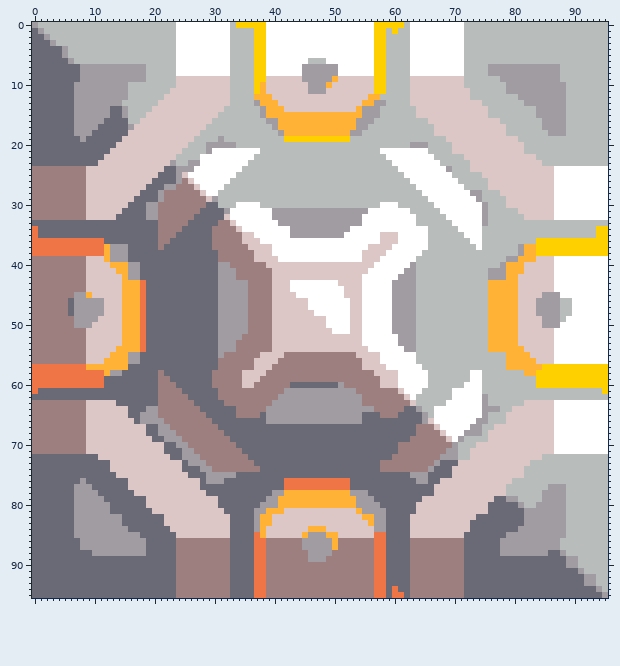
Edited in one commit: sprite sheet (sprites/blocks/核心/怒心.png). This is how it looked before the edit.
The file is 96x96 pixels. Colours within 5 levels of each other are drawn and written as one.
The result:
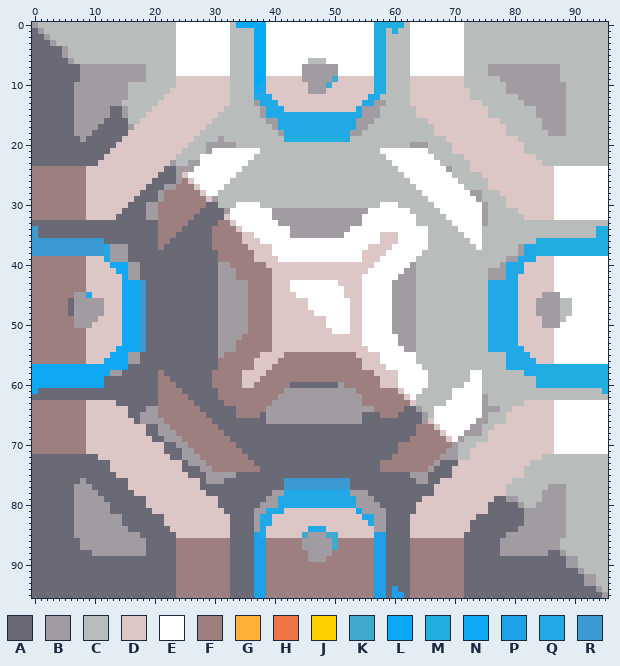
Palette (. is transparent): A #6a6976  B #a09ca1  C #b8bdbb  D #dcc6c6  E #ffffff  F #9d7f7f  G #ffb235  H #ef7547  J #ffd000  K #3faacd  L #08a9f7  M #20addf  N #10a8f2  P #1ea0e8  Q #20a9e6  R #3b9ad2
Changes in this commit:
Changed rows in their new state; - is an unchanged pixel.
first column x 34:
 0 LLLLL------------------MMMMM
 1 ---LL------------------MM-M-
 2 ---LL------------------MM---
 3 ---LL------------------MM---
 4 ---LL------------------MM---
 5 ---LL------------------MM---
 6 ---LL------------------MM---
 7 ---LL------------------MM---
 8 ---LL------------------MM---
 9 ---LL-----------K------MM---
10 ---LQ----------K-------MM---
11 ---LQ------------------MM---
12 ---QQQ----------------QQ----
13 ----QQQ--------------QQ-----
14 -----QQQ------------Q-------
15 -----QQQQQQQQQQQQQQQQ-------
16 -------QQQQQQQQQQQQQ--------
17 -------QQQQQQQQQQQQQ--------
18 --------QQQQQQQQQQQ---------
19 --------MMMMMMMMMMM---------
first column x 0:
34 R---------------------------------------------------------------------------------------------MM
35 R---------------------------------------------------------------------------------------------MM
36 RRRRRRRRRRRR------------------------------------------------------------------------MMMMMMMMMMMM
37 RRRRRRRRRRRRQ---------------------------------------------------------------------QQMMMMMMMMMMMM
38 RRRRRRRRRRRRQ---------------------------------------------------------------------QQMMMMMMMMMMMM
39 ------------Q--------------------------------------------------------------------QQQ------------
40 -------------NNN---------------------------------------------------------------QQQ--------------
41 --------------NN---------------------------------------------------------------QQQ--------------
42 ---------------N---------------------------------------------------------------QQ---------------
43 ---------------NNNR---------------------------------------------------------QQQQQ---------------
44 ---------------NNNR---------------------------------------------------------QQQQQ---------------
45 ---------Q-----NNNR---------------------------------------------------------QQQQQ---------------
46 ---------------NNNR---------------------------------------------------------QQQQQ---------------
47 ---------------NNNR---------------------------------------------------------QQQQQ---------------
48 ---------------NNNR---------------------------------------------------------QQQQQ---------------
49 ---------------NNNR---------------------------------------------------------QQQQQ---------------
50 ---------------NNNR---------------------------------------------------------QQQQQ---------------
51 ---------------NNNR---------------------------------------------------------QQQQQ---------------
52 ---------------NNNR---------------------------------------------------------QQQQQ---------------
53 ---------------NNNR---------------------------------------------------------QQQQQ---------------
54 --------------NNNNR---------------------------------------------------------QQQQQQ--------------
55 -------------NNN---------------------------------------------------------------QQQQ-------------
56 ------------NNNN---------------------------------------------------------------QQQQQ------------
57 NNNNNNNNNNNNNNNN---------------------------------------------------------------QQQQQQMMMMMMMMMMM
58 NNNNNNNNNNNNN---------------------------------------------------------------------QQMMMMMMMMMMMM
59 NNNNNNNNNNNN------------------------------------------------------------------------MMMMMMMMMMMM
60 NNNNNNNNNNNN------------------------------------------------------------------------MMMMMMMMMMMM
61 N----------------------------------------------------------------------------------------------M
first column x 37:
76 -----RRRRRRRRRRR---------
77 -----RRRRRRRRRRR---------
78 -----QQQQQQQQQQQ---------
79 ----QQQQQQQQQQQQQ--------
80 ----QQQQQQQQQQQQQ--------
81 --QQQ------------N-------
82 -QQ---------------QQ-----
83 -QQ----------------Q-----
84 -Q-------QQQ-------------
85 PQ------K---KK------PP---
86 PP-----------K------PP---
87 PP-----------K------PP---
88 PP------------------PP---
89 PP------------------PP---
90 PP------------------PP---
91 PP------------------PP---
92 PP------------------PP---
93 PP------------------PP---
94 PP------------------PP-P-
95 PP------------------PP-PP
